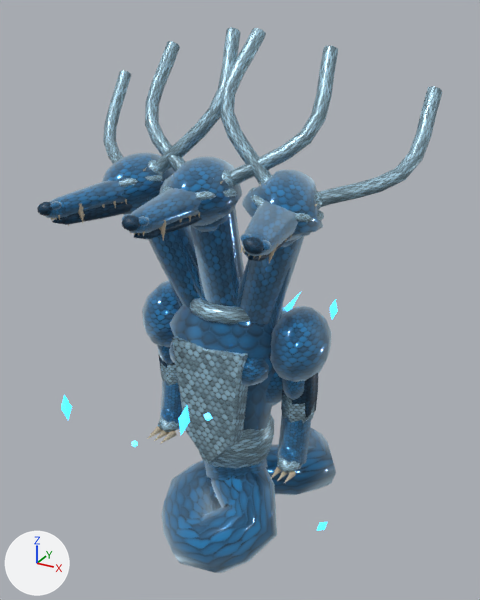
The glTF model glb/low/dragones/aire-agua-y-hielo/enemy_elem_cryo_hydra_low.glb: old version first, new version second.
Before and after are seen from a 50 mm lens placed at (2.21, -3.91, 4.04), pointed at (-0.02, 0.13, 2.02). Every picture has the same lights, and +X, +Y and +Z are marked at lower left. The first picture is the older version. Where no turn or scale is listed for an object, it has been applied to the vertices. Vertices at exactly the same position are counted once.

The first picture shows 'Mesh_10', 'Mesh_9', 'Skinned_Unified_Mat_PrimarySurface', 'Skinned_Unified_Mat_SecondaryScalesOrTrim', 'Skinned_Unified_Mat_UnderbodyHide' and 8 more.
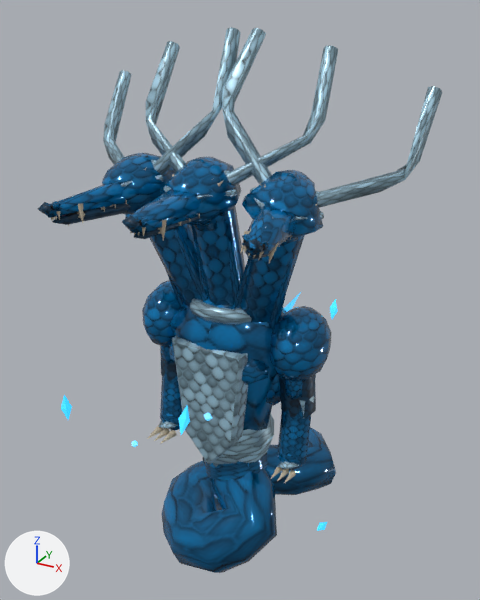
Location of each change, (x1, y1, x2, y2) in pixels of the pictures (480 x 600 px):
'Skinned_Unified_Mat_PrimarySurface', surface changed, reshaped (darker): before (46, 153, 336, 573); after (45, 153, 336, 573)
'Skinned_Unified_Mat_SecondaryScalesOrTrim', surface changed, reshaped: before (103, 27, 442, 473); after (72, 27, 442, 469)
'Skinned_Unified_Mat_UnderbodyHide', reshaped: before (37, 202, 318, 418); after (38, 202, 316, 464)
'Mesh_4', moved (not visible before): after (147, 425, 163, 439)
part 1 of me_mesh_12, cut back (mostly hidden afterwards): before (46, 153, 332, 551); after (54, 201, 267, 251)
part 2 of me_mesh_13, deleted (blue): before (103, 27, 442, 222)
part 3 of me_mesh_13, deleted: before (158, 298, 315, 473)
part 4 of me_mesh_14, deleted: before (37, 202, 290, 261)
part 5 of me_mesh_14, deleted (blue): before (281, 373, 318, 418)
part 6 of me_mesh_14, deleted (mostly hidden): before (159, 356, 176, 370)

Patch to the scene script:
```diff
--- a/glb/low/dragones/aire-agua-y-hielo/enemy_elem_cryo_hydra_low.glb.py
+++ b/glb/low/dragones/aire-agua-y-hielo/enemy_elem_cryo_hydra_low.glb.py
@@ mat_mat_primarysurface @@
 mat_mat_primarysurface = bpy.data.materials.new('Mat_PrimarySurface')
-# nodes: BsdfPrincipled, Mapping, Mix x2, OutputMaterial, TexImage, UVMap, VertexColor
-# colours: blue #d0edfe, blue #0284c7, mixed with the vertex colours
+# nodes: BsdfPrincipled, Mix x2, OutputMaterial, TexImage, VertexColor
+# colours: blue #0284c7, mixed with the vertex colours
 # uses the picture img_image_1
@@ mat_mat_secondaryscalesortrim @@
 n0 = _N.new('ShaderNodeBsdfPrincipled'); n0.name = 'Principled BSDF'
 n0.inputs[2].default_value = 0.4  # 'Roughness'
-n0.inputs[15].default_value = 0.32  # 'Anisotropic'
-n0.inputs[24].default_value = 1.0  # 'Sheen Weight'
-n0.inputs[26].default_value = (0.0, 0.0, 0.0, 1.0)  # 'Sheen Tint', black #000000
 n1 = _N.new('ShaderNodeOutputMaterial'); n1.name = 'Material Output'
@@ mat_mat_secondaryscalesortrim @@
 n5.image = img_image_1
-n6 = _N.new('ShaderNodeMapping'); n6.name = 'Mapping'
-n6.inputs[1].default_value = (0.0, -1.0, 0.0)  # 'Location'
-n6.inputs[3].default_value = (2.0, 2.0, 1.0)  # 'Scale'
-n7 = _N.new('ShaderNodeUVMap'); n7.name = 'UV Map'
-n7.uv_map = 'UVMap'
 _L.new(n0.outputs[0], n1.inputs[0])  # 'BSDF' to 'Surface'
@@ mat_mat_secondaryscalesortrim @@
 n5 = _N.new('ShaderNodeTexImage'); n5.name = 'Image Texture'
 _L.new(n5.outputs[0], n3.inputs[6])  # 'Color' to 'A'
-_L.new(n6.outputs[0], n5.inputs[0])  # 'Vector' to 'Vector'
-_L.new(n7.outputs[0], n6.inputs[0])  # 'UV' to 'Vector'
@@ me_mesh_12 @@
-me_mesh_12.from_pydata(...)  # 5248 vertices, 9722 faces; spans x -0.8..0.8, y -1.15..1.32, z -0.17..3.18
+me_mesh_12.from_pydata(...)  # 1869 vertices, 2964 faces; spans x -0.8..0.79, y -1.15..1.32, z -0.17..3.18
+# me_mesh_12 part 1: 14 vertices moved within x -0.73..0.72, y -1.08..-0.22, z 1.63..3.04; 3379 vertices removed from x -0.78..0.8, y -1.13..1.19, z -0.16..3.17
 me_mesh_12.materials.append(mat_mat_primarysurface)
@@ me_mesh_13 @@
-me_mesh_13.from_pydata(...)  # 1707 vertices, 3070 faces; spans x -1.24..1.24, y -0.95..0.47, z 0.61..3.92
+me_mesh_13.from_pydata(...)  # 637 vertices, 930 faces; spans x -1.24..1.24, y -0.95..0.47, z 0.61..3.92
+# me_mesh_13 part 2: 749 vertices removed from x -1.24..1.24, y -0.65..0.39, z 2.86..3.81
+# me_mesh_13 part 3: 321 vertices removed from x -0.67..0.67, y -0.28..0.29, z 0.81..2.14
 me_mesh_13.materials.append(mat_mat_secondaryscalesortrim)
@@ me_mesh_14 @@
-me_mesh_14.from_pydata(...)  # 488 vertices, 828 faces; spans x -0.76..0.76, y -1.18..0.22, z 0.54..3.0
+me_mesh_14.from_pydata(...)  # 208 vertices, 268 faces; spans x -0.75..0.76, y -1.18..0.22, z 0.54..3.0
+# me_mesh_14 part 4: 182 vertices removed from x -0.76..0.76, y -1.18..-0.3, z 2.77..3.0
+# me_mesh_14 part 5: 49 vertices removed from x 0.4..0.68, y -0.13..0.14, z 1.36..1.83
+# me_mesh_14 part 6: 49 vertices removed from x -0.68..-0.4, y -0.13..0.14, z 1.36..1.83
 me_mesh_14.materials.append(mat_mat_underbodyhide)
@@ ob_mesh_4 @@
 ob_mesh_4 = bpy.data.objects.new('Mesh_4', me_mesh_4)
-ob_mesh_4.parent = ob_elemental_breath_cone
+ob_mesh_4.parent = ob_weapon_frost_breath_maw
 ob_mesh_4.location = (0.0294, -0.81, 0.0904)
@@ ob_mesh_9 @@
-ob_mesh_9 = bpy.data.objects.new('Mesh_9', me_mesh_9)
+ob_mesh_9 = bpy.data.objects.new('Mesh_9', me_mesh_4)
 ob_mesh_9.parent = ob_weapon_frost_breath_maw
@@ ob_mesh_10 @@
-ob_mesh_10 = bpy.data.objects.new('Mesh_10', me_mesh_10)
+ob_mesh_10 = bpy.data.objects.new('Mesh_10', me_mesh_4)
 ob_mesh_10.parent = ob_weapon_frost_breath_maw
```
